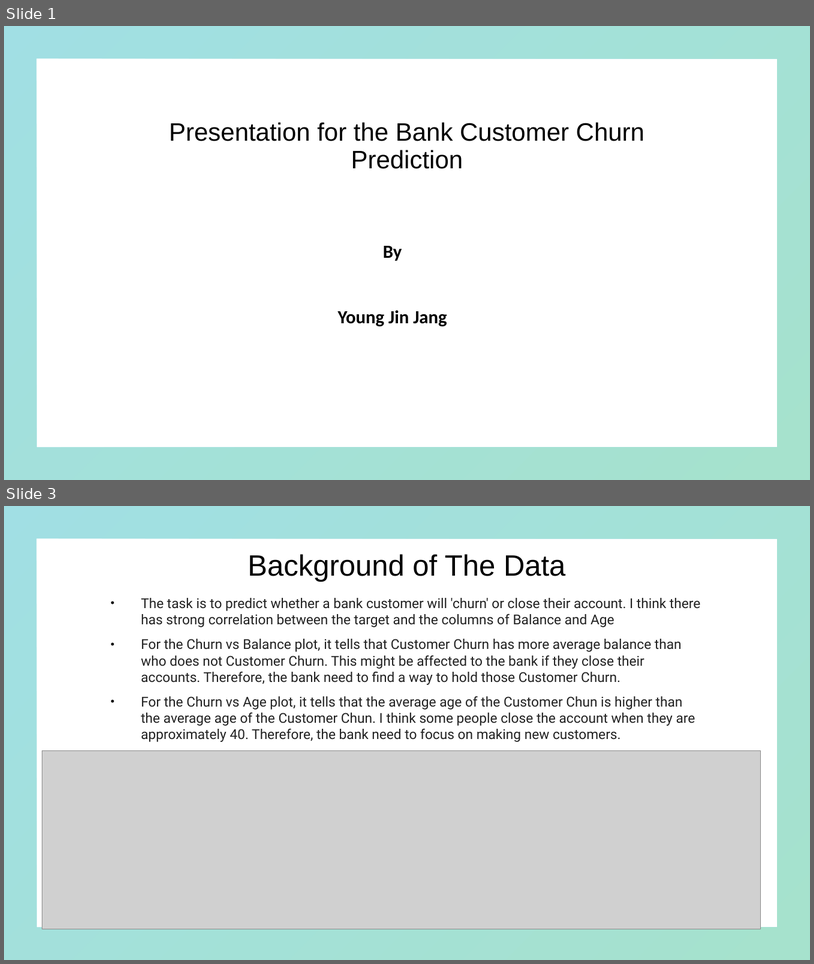
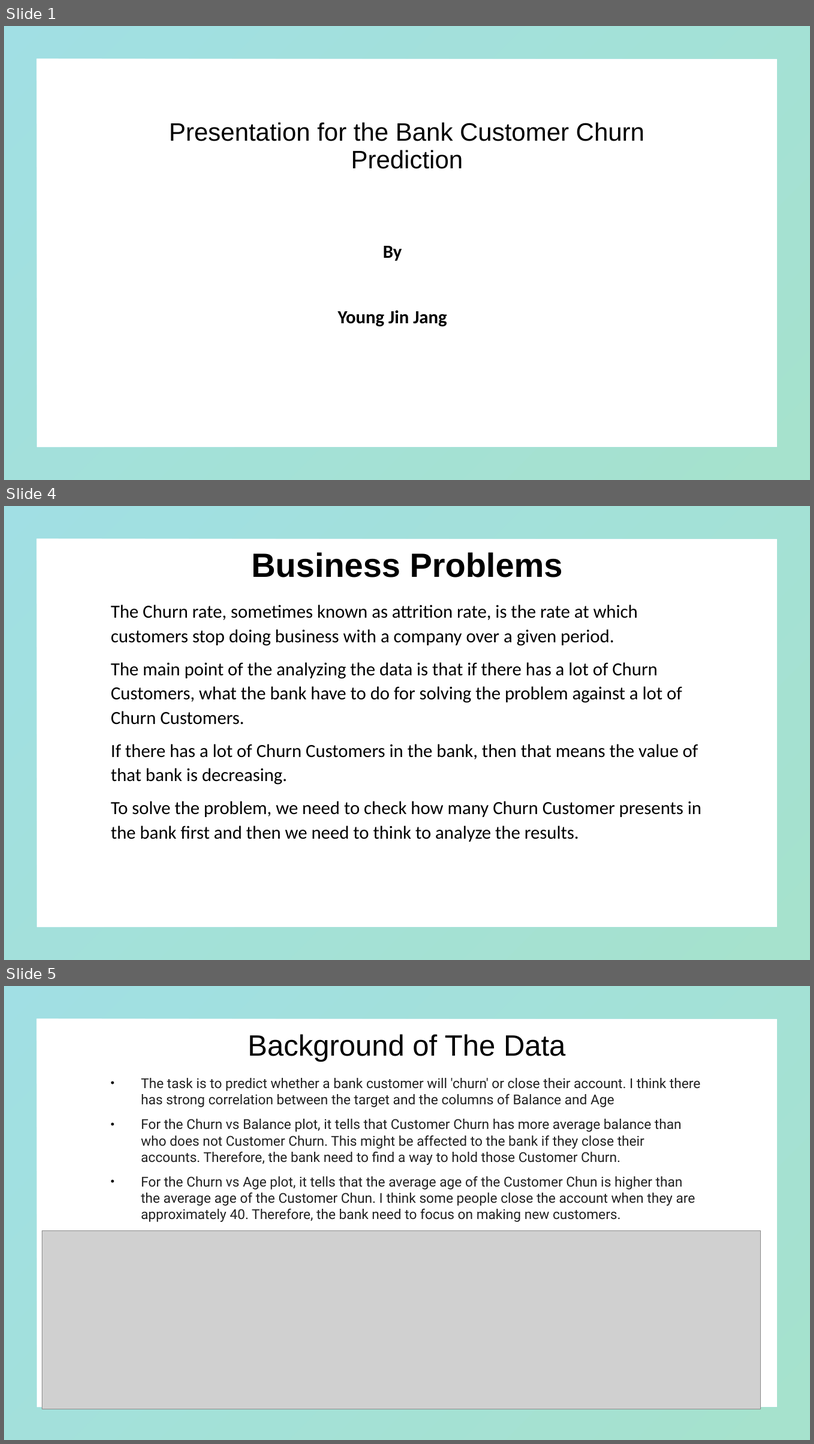
Before and after one commit to youngjin1106/project-2, a slide deck: Project 2 presentation .pptx. Shown one above the other, each under a label of ours: slides 1 and 3 before the commit, slides 1, 4 and 5 after it; the slides between them are not shown. The pictures are 814x964 and 814x1444 pixels, drawn with LibreOffice and Linux fonts; fonts in the diff are those of the drawing; grey boxes stand for pictures; background and template pictures are left out. Boxes give left, top, right and bottom in pixels: in the first picture for what was removed or moved away, otherwise in the second. Text is boxed around its words. In the diff, an @@ line names an element or a change of style, - is before the commit and + after.

```diff
--- a/Project 2 presentation .pptx
+++ b/Project 2 presentation .pptx
@@ slide 4 added at <box>4,506,810,960</box>, background picture (left out); not listed: 1 template element that a slide beside it also shows @@
@@ title added at <box>251,552,563,577</box>, 40 pt, text #000000, bold @@
+Business Problems
@@ subtitle added at <box>111,604,702,841</box>, 22 pt, text #000000 @@
+The Churn rate, sometimes known as attrition rate, is the rate at which customers stop doing business with a company over a given period.
+The main point of the analyzing the data is that if there has a lot of Churn Customers, what the bank have to do for solving the problem against a lot of Churn Customers.
+If there has a lot of Churn Customers in the bank, then that means the value of that bank is decreasing.
+To solve the problem, we need to check how many Churn Customer presents in the bank first and then we need to think to analyze the results.
@@ what was slide 3 is now slide 5 @@
```
Also in this commit, not shown: 2 slides changed, 12 other slides added.
